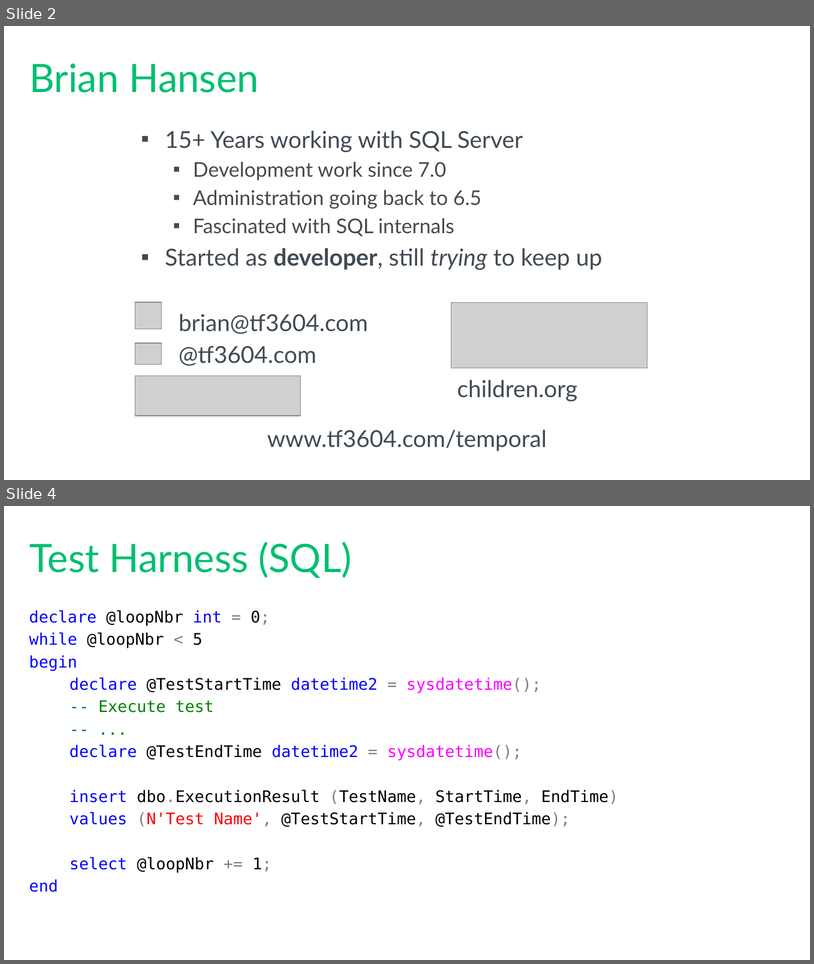
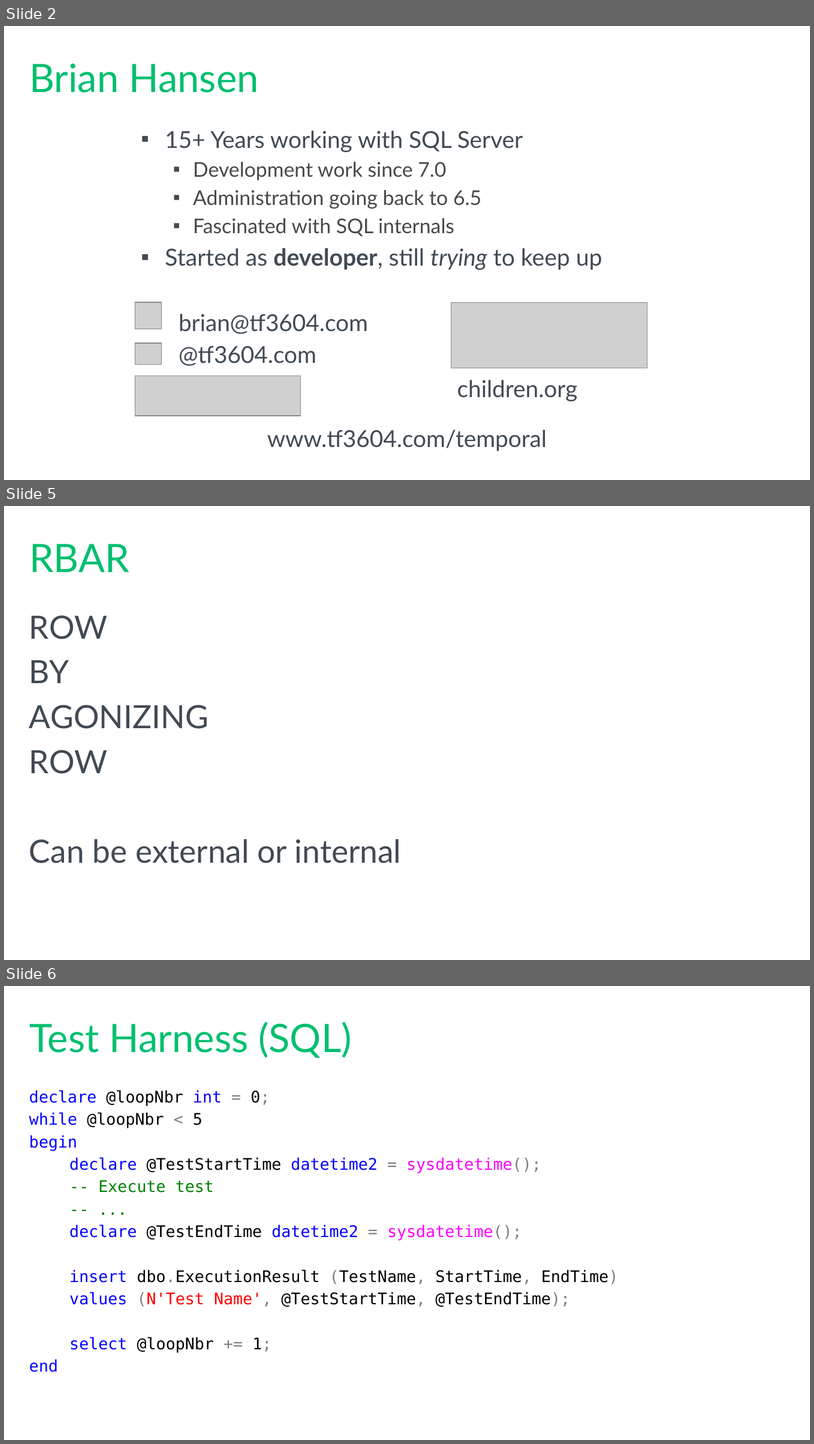
Before and after one commit to tf3604/SetMeUp, a slide deck: HowToThinkInSets.pptx. Shown one above the other, each under a label of ours: slides 2 and 4 before the commit, slides 2, 5 and 6 after it; the slides between them are not shown. The pictures are 814x964 and 814x1444 pixels, drawn with LibreOffice and Linux fonts; fonts in the diff are those of the drawing; grey boxes stand for pictures; background and template pictures are left out. Boxes give left, top, right and bottom in pixels: in the first picture for what was removed or moved away, otherwise in the second. Text is boxed around its words. In the diff, an @@ line names an element or a change of style, - is before the commit and + after.

```diff
--- a/HowToThinkInSets.pptx
+++ b/HowToThinkInSets.pptx
@@ slide 5 added at bbox=[4, 506, 810, 960], background #FFFFFF @@
@@ title added at bbox=[29, 544, 129, 572], 44 pt, text #00BF6F @@
+RBAR
@@ text added at bbox=[29, 615, 402, 863], 36 pt, text #414A54 @@
+ROW
+BY
+AGONIZING
+ROW
+Can be external or internal
@@ what was slide 4 is now slide 6 @@
```
Also in this commit, not shown: 1 slide changed, 6 other slides added.
